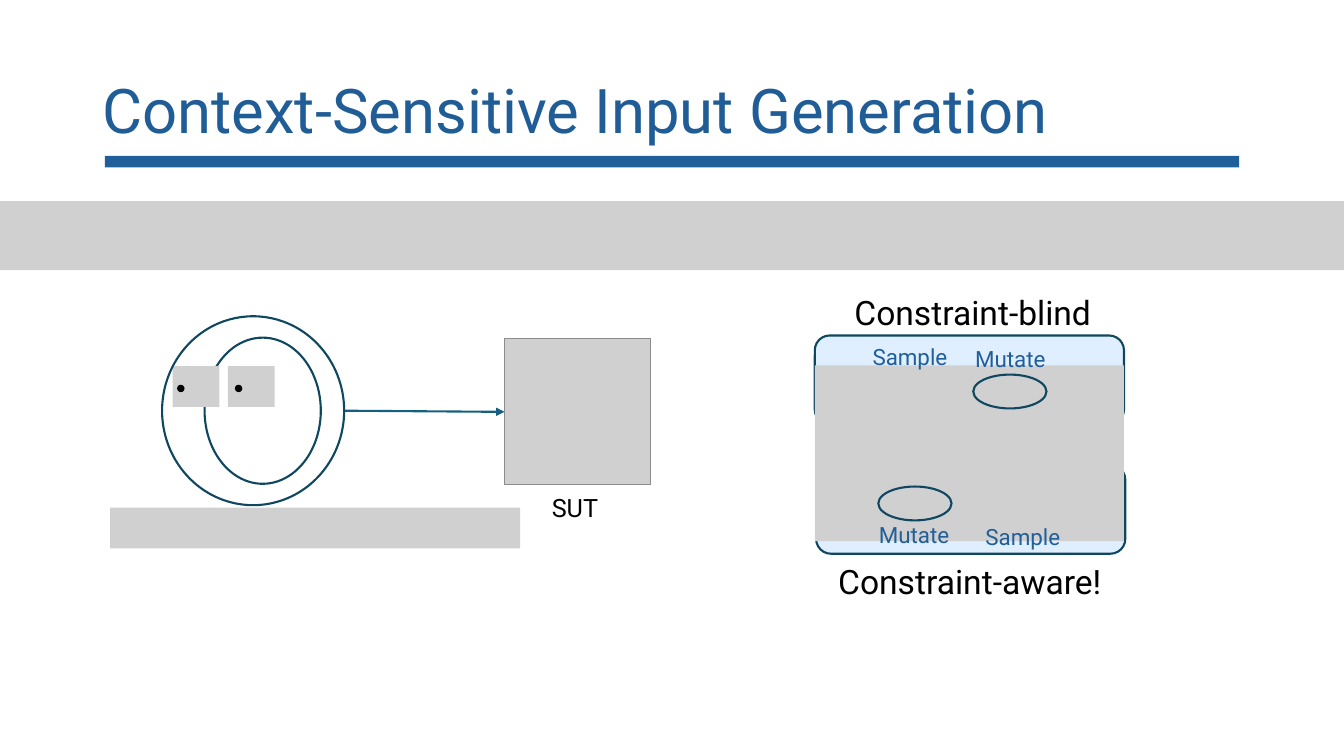
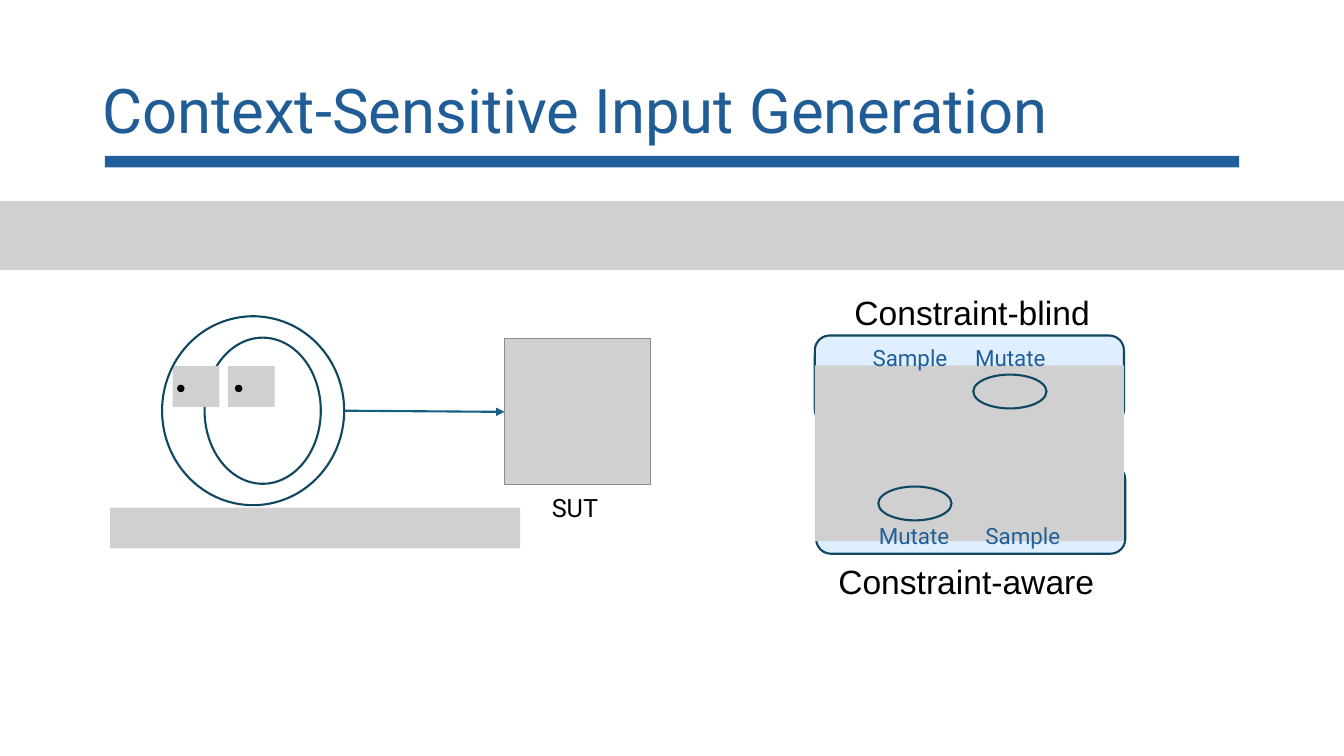
Before and after one commit to lorchrob/goblin_slides, a slide deck: slide 11 of goblin_slides.pptx. Drawn at 1344x756 pixels with LibreOffice and Linux fonts; fonts in the diff are those of the drawing; grey boxes stand for pictures. Boxes give left, top, right and bottom in pixels: in the first picture for what was removed or moved away, otherwise in the second. Text is boxed around its words. In the diff, an @@ line names an element or a change of style, - is before the commit and + after.

```diff
--- a/goblin_slides.pptx
+++ b/goblin_slides.pptx
@@ text "Constraint-blind" at (x1=854, y1=300, x2=1089, y2=326): font Roboto to Arial @@
@@ text at (x1=838, y1=569, x2=1094, y2=595): text changed; font Roboto to Arial @@
-Constraint-aware!
+Constraint-aware
```
Also in this commit, not shown: 7 other slides changed.
